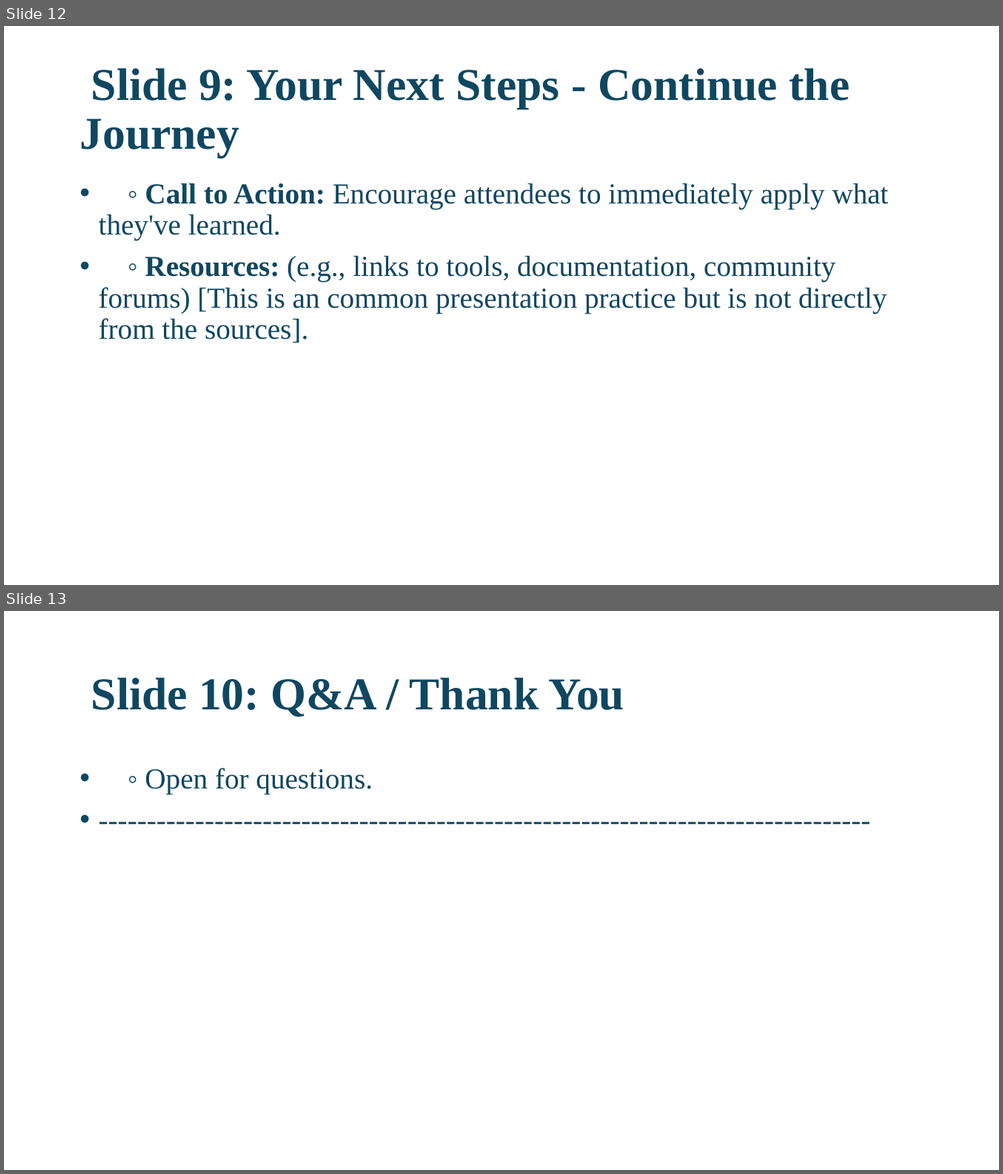
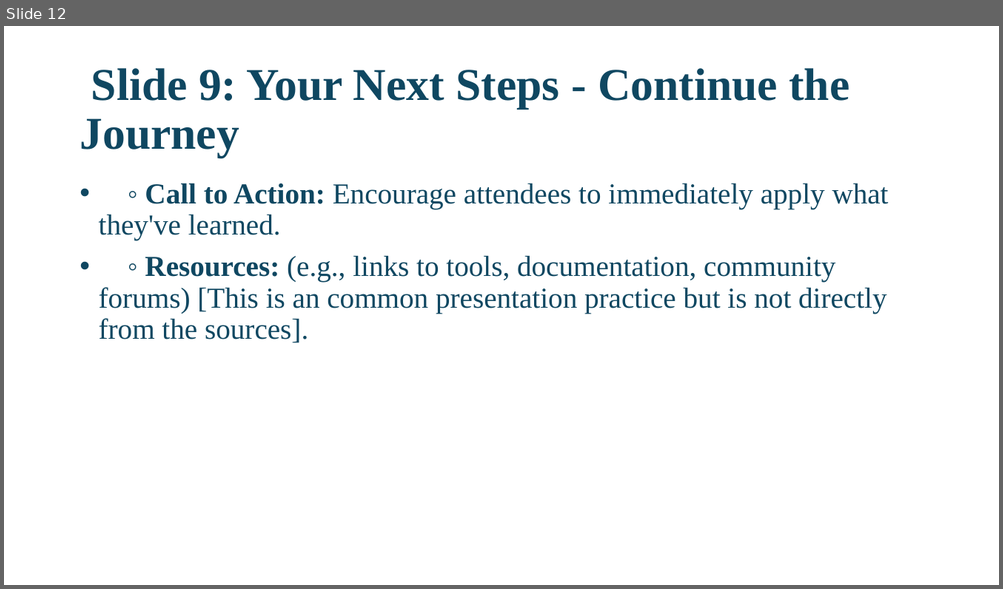
Before and after one commit to David-Seis/Presentations, a slide deck: Sessions/Building a Bulletproof SQL Server Development Environment/2025-07-19 - SQLSATSF/Bulletproof Dev Env.pptx. Shown one above the other, each under a label of ours: slides 12 and 13 before the commit, slide 12 after it. The pictures are 1003x1174 and 1003x589 pixels, drawn with LibreOffice and Linux fonts; fonts in the diff are those of the drawing. Boxes give left, top, right and bottom in pixels: in the first picture for what was removed or moved away, otherwise in the second. Text is boxed around its words. In the diff, an @@ line names an element or a change of style, - is before the commit and + after.

```diff
--- a/Sessions/Building a Bulletproof SQL Server Development Environment/2025-07-19 - SQLSATSF/Bulletproof Dev Env.pptx
+++ b/Sessions/Building a Bulletproof SQL Server Development Environment/2025-07-19 - SQLSATSF/Bulletproof Dev Env.pptx
@@ slide 13 removed at (4,611,999,1170), background #FFFFFF @@
@@ title removed at (91,678,624,717) @@
-Slide 10: Q&A / Thank You
@@ text removed at (145,768,373,794) @@
-• ◦ Open for questions.
-• --------------------------------------------------------------------------------
```
Also in this commit, not shown: 1 slide added, 2 other files.
